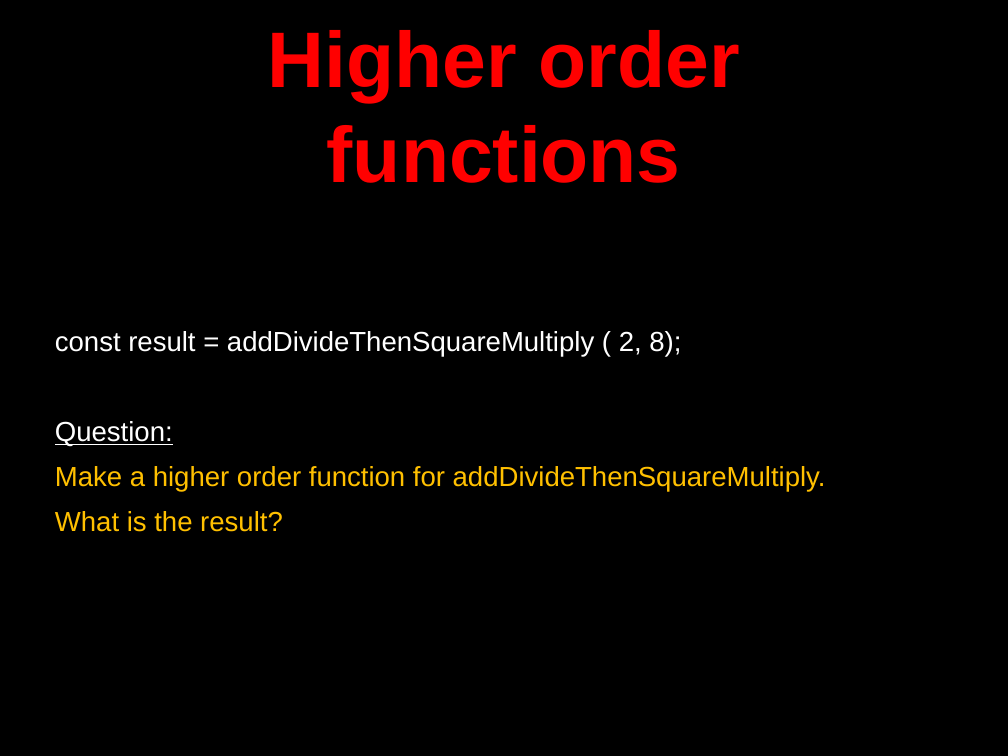
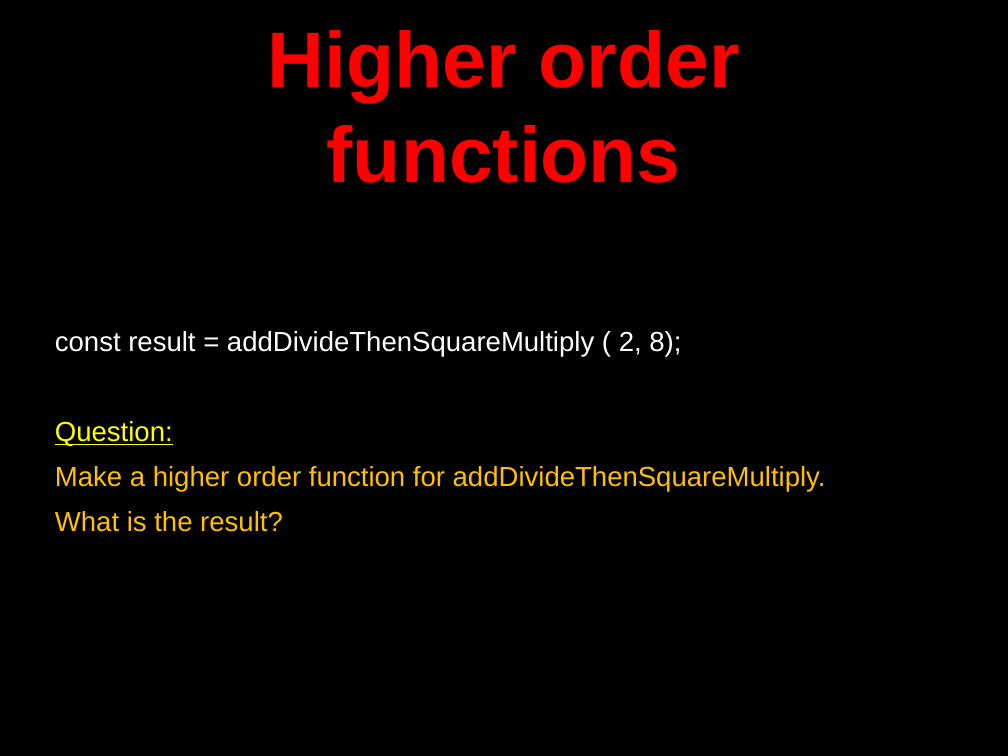
Before and after one commit to petereijgermans11/frontend-cursus, a slide deck: slide 29 of frontend-cursus/ 5 - Functional programmming.pptx. Drawn at 1008x756 pixels with LibreOffice and Linux fonts; fonts in the diff are those of the drawing. Boxes give left, top, right and bottom in pixels: in the first picture for what was removed or moved away, otherwise in the second. Text is boxed around its words. In the diff, an @@ line names an element or a change of style, - is before the commit and + after.

```diff
--- a/frontend-cursus/ 5 - Functional programmming.pptx
+++ b/frontend-cursus/ 5 - Functional programmming.pptx
@@ text at [55,421,173,447]: text colour #FFFFFF to #FFFF00 in "Question:" @@
```
Also in this commit, not shown: 11 other slides changed, 1 other file.
